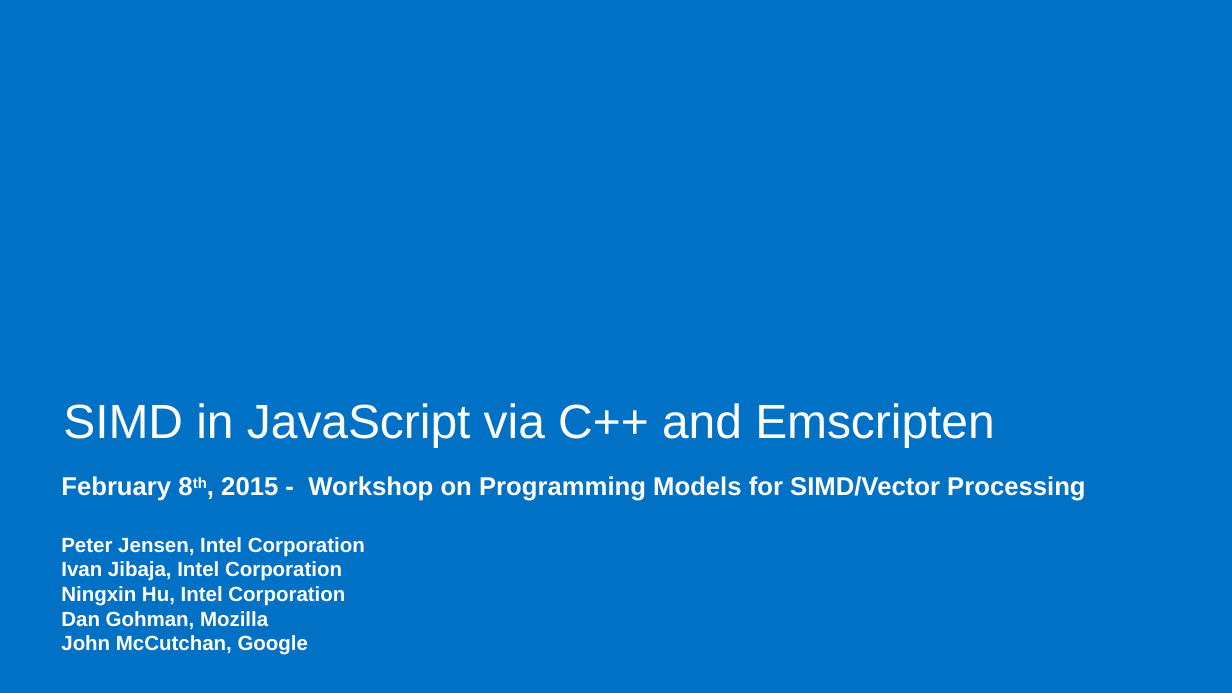
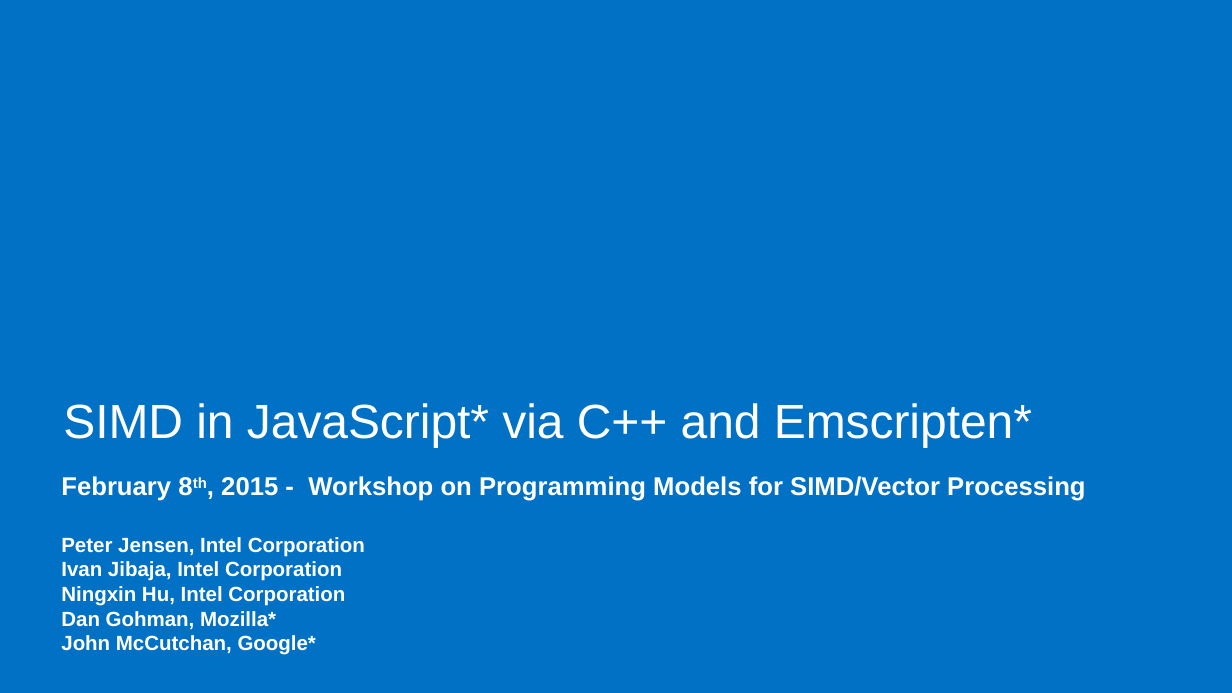
Before and after one commit to PeterJensen/wpmvp2015, a slide deck: slide 1 of simdjs-presentation.pptx. Drawn at 1232x693 pixels with LibreOffice and Linux fonts; fonts in the diff are those of the drawing; background and template pictures are left out. Boxes give left, top, right and bottom in pixels: in the first picture for what was removed or moved away, otherwise in the second. Text is boxed around its words. In the diff, an @@ line names an element or a change of style, - is before the commit and + after.

```diff
--- a/simdjs-presentation.pptx
+++ b/simdjs-presentation.pptx
@@ title at bbox=[63, 403, 1032, 448]: text changed @@
-SIMD in JavaScript via C++ and Emscripten
+SIMD in JavaScript* via C++ and Emscripten*
@@ subtitle at bbox=[61, 611, 316, 655]: text changed @@
-Dan Gohman, Mozilla
-John McCutchan, Google
+Dan Gohman, Mozilla*
+John McCutchan, Google*
```
Also in this commit, not shown: 17 other slides changed, 4 slides added, 1 other file.
